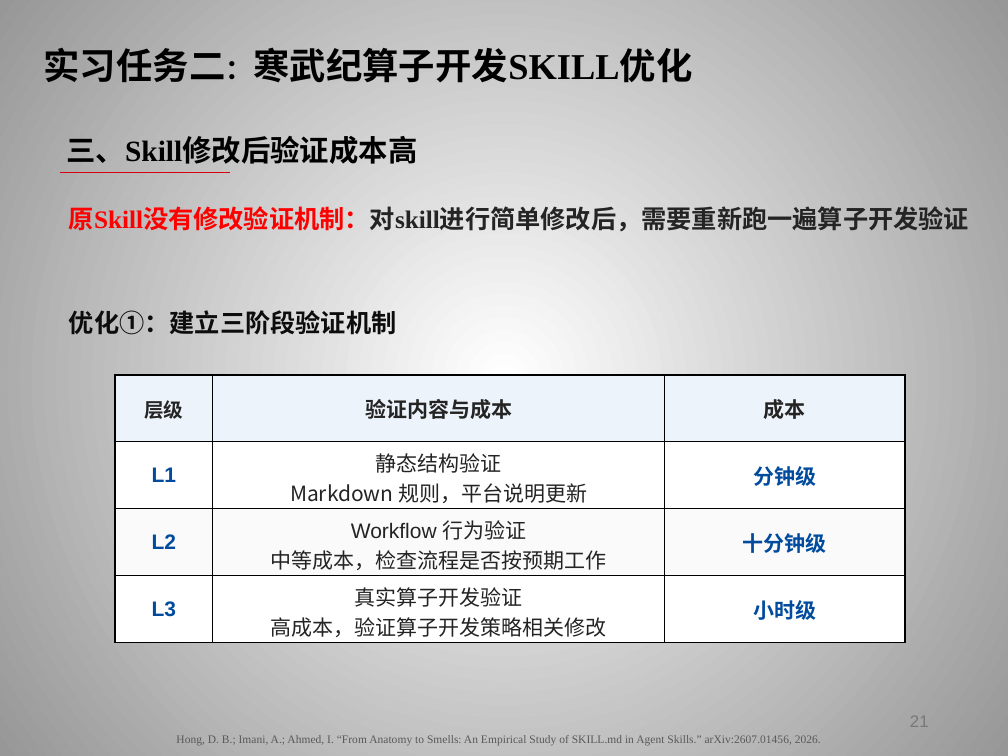
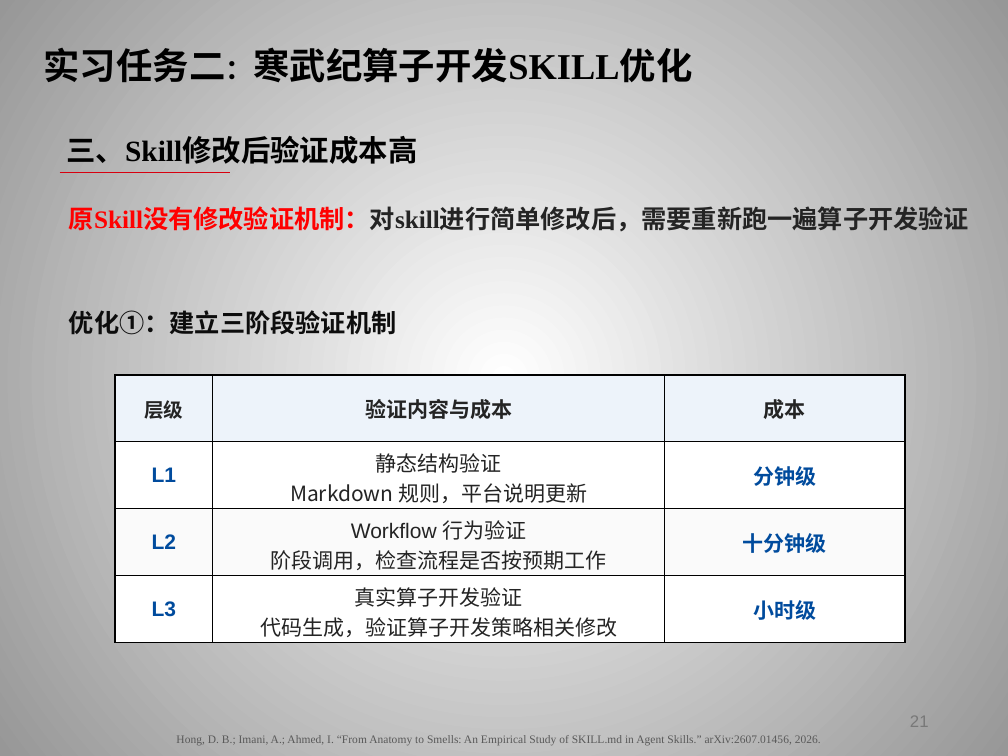
Before and after one commit to huohuomiao/ScriptWhisper, a slide deck: slide 21 of 霍子昂实习总结.pptx. Drawn at 1008x756 pixels with LibreOffice and Linux fonts; fonts in the diff are those of the drawing; background and template pictures are left out. Boxes give left, top, right and bottom in pixels: in the first picture for what was removed or moved away, otherwise in the second. Text is boxed around its words. In the diff, an @@ line names an element or a change of style, - is before the commit and + after.

```diff
--- a/霍子昂实习总结.pptx
+++ b/霍子昂实习总结.pptx
@@ table at bbox=[115, 375, 904, 642] @@
-row 3, column 2: Workflow 行为验证 / 中等成本，检查流程是否按预期工作
+row 3, column 2: Workflow 行为验证 / 阶段调用，检查流程是否按预期工作
-row 4, column 2: 真实算子开发验证 / 高成本，验证算子开发策略相关修改
+row 4, column 2: 真实算子开发验证 / 代码生成，验证算子开发策略相关修改
```
Also in this commit, not shown: 23 other slides changed, 2 slides added, 2 slides removed.
